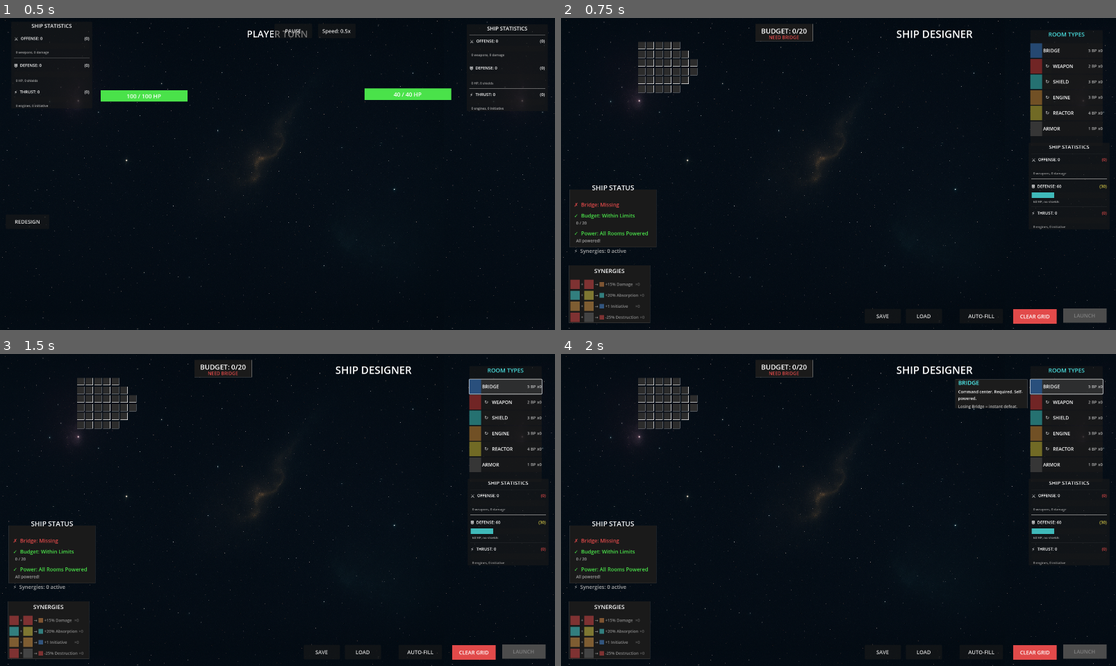
Above: before the commit, frames 1-4 (two rows, left to right).
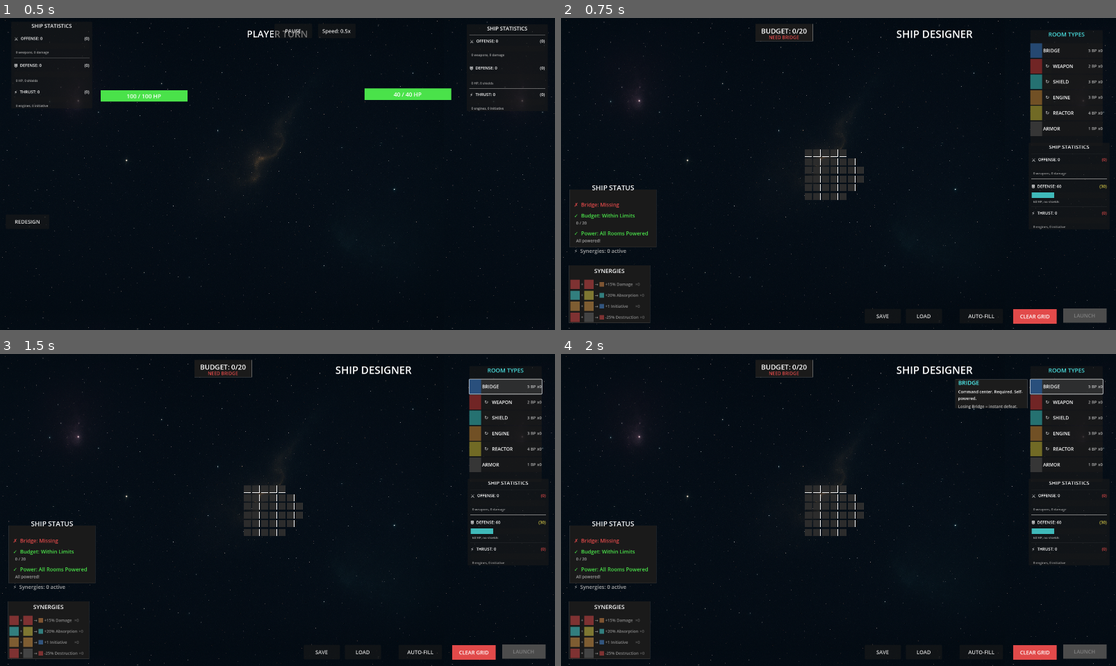
Above: after the commit, the same moments.

Repository: cautiouskurns/Startship-Designer
Game: Godot game, scene res://scenes/combat/Combat.tscn
The game is run twice, just before and just after one commit, with the same random seed, the same clock (stepped at 60 frames per second) and the same inputs. This scene is started directly instead of the project's main scene. Sound files missing from this copy of the repository are replaced by a short silence.
Inputs (mouse positions are in pixels of both pictures, inside the frame that each line leads up to):
- Up to frame 1 (0.5 s): no input
- Up to frame 2 (0.75 s): click "REDESIGN" at 0.5 s
- Up to frame 3 (1.5 s): click (505, 385) at 1.25 s
- Up to frame 4 (2 s): no input

Frame 1 is identical in both runs. In frame 2, 2.0% of the frame differs, in the area x 13-55%, y 7-59%; in frame 3, 2.0%; in frame 4, 2.0%.

Commit message:
feat: Update room UI elements for better layout and responsiveness

Diff:
--- a/scenes/components/rooms/Armor.tscn
+++ b/scenes/components/rooms/Armor.tscn
@@ -3,11 +3,8 @@
 [ext_resource type="Script" path="res://scripts/components/Room.gd" id="1"]
 
 [node name="Armor" type="Control"]
-custom_minimum_size = Vector2(92, 92)
 layout_mode = 3
 anchors_preset = 0
-offset_right = 92.0
-offset_bottom = 92.0
 script = ExtResource("1")
 room_type = 6
 
@@ -22,19 +19,15 @@
 
 [node name="Label" type="Label" parent="."]
 layout_mode = 1
-anchors_preset = 8
-anchor_left = 0.5
-anchor_top = 0.5
-anchor_right = 0.5
-anchor_bottom = 0.5
-offset_left = -46.0
-offset_top = -12.0
-offset_right = 46.0
-offset_bottom = 12.0
+anchors_preset = 15
+anchor_right = 1.0
+anchor_bottom = 1.0
 grow_horizontal = 2
 grow_vertical = 2
 theme_override_colors/font_color = Color(1, 1, 1, 1)
-theme_override_font_sizes/font_size = 10
+theme_override_font_sizes/font_size = 8
 text = "ARMOR"
 horizontal_alignment = 1
 vertical_alignment = 1
+autowrap_mode = 2
+clip_text = true
--- a/scenes/components/rooms/Bridge.tscn
+++ b/scenes/components/rooms/Bridge.tscn
@@ -3,11 +3,8 @@
 [ext_resource type="Script" uid="uid://buai41u7x2h0u" path="res://scripts/components/Room.gd" id="1"]
 
 [node name="Bridge" type="Control"]
-custom_minimum_size = Vector2(92, 92)
 layout_mode = 3
 anchors_preset = 0
-offset_right = 92.0
-offset_bottom = 92.0
 script = ExtResource("1")
 room_type = 1
 
@@ -22,19 +19,15 @@
 
 [node name="Label" type="Label" parent="."]
 layout_mode = 1
-anchors_preset = 8
-anchor_left = 0.5
-anchor_top = 0.5
-anchor_right = 0.5
-anchor_bottom = 0.5
-offset_left = -46.0
-offset_top = -12.0
-offset_right = 46.0
-offset_bottom = 12.0
+anchors_preset = 15
+anchor_right = 1.0
+anchor_bottom = 1.0
 grow_horizontal = 2
 grow_vertical = 2
 theme_override_colors/font_color = Color(1, 1, 1, 1)
-theme_override_font_sizes/font_size = 10
+theme_override_font_sizes/font_size = 8
 text = "BRIDGE"
 horizontal_alignment = 1
 vertical_alignment = 1
+autowrap_mode = 2
+clip_text = true
--- a/scenes/components/rooms/Engine.tscn
+++ b/scenes/components/rooms/Engine.tscn
@@ -3,11 +3,8 @@
 [ext_resource type="Script" path="res://scripts/components/Room.gd" id="1"]
 
 [node name="Engine" type="Control"]
-custom_minimum_size = Vector2(92, 92)
 layout_mode = 3
 anchors_preset = 0
-offset_right = 92.0
-offset_bottom = 92.0
 script = ExtResource("1")
 room_type = 4
 
@@ -22,19 +19,15 @@
 
 [node name="Label" type="Label" parent="."]
 layout_mode = 1
-anchors_preset = 8
-anchor_left = 0.5
-anchor_top = 0.5
-anchor_right = 0.5
-anchor_bottom = 0.5
-offset_left = -46.0
-offset_top = -12.0
-offset_right = 46.0
-offset_bottom = 12.0
+anchors_preset = 15
+anchor_right = 1.0
+anchor_bottom = 1.0
 grow_horizontal = 2
 grow_vertical = 2
 theme_override_colors/font_color = Color(1, 1, 1, 1)
-theme_override_font_sizes/font_size = 10
+theme_override_font_sizes/font_size = 8
 text = "ENGINE"
 horizontal_alignment = 1
 vertical_alignment = 1
+autowrap_mode = 2
+clip_text = true
--- a/scenes/components/rooms/Reactor.tscn
+++ b/scenes/components/rooms/Reactor.tscn
@@ -3,11 +3,8 @@
 [ext_resource type="Script" path="res://scripts/components/Room.gd" id="1"]
 
 [node name="Reactor" type="Control"]
-custom_minimum_size = Vector2(92, 92)
 layout_mode = 3
 anchors_preset = 0
-offset_right = 92.0
-offset_bottom = 92.0
 script = ExtResource("1")
 room_type = 5
 
@@ -22,19 +19,15 @@
 
 [node name="Label" type="Label" parent="."]
 layout_mode = 1
-anchors_preset = 8
-anchor_left = 0.5
-anchor_top = 0.5
-anchor_right = 0.5
-anchor_bottom = 0.5
-offset_left = -46.0
-offset_top = -12.0
-offset_right = 46.0
-offset_bottom = 12.0
+anchors_preset = 15
+anchor_right = 1.0
+anchor_bottom = 1.0
 grow_horizontal = 2
 grow_vertical = 2
 theme_override_colors/font_color = Color(1, 1, 1, 1)
-theme_override_font_sizes/font_size = 10
+theme_override_font_sizes/font_size = 8
 text = "REACTOR"
 horizontal_alignment = 1
 vertical_alignment = 1
+autowrap_mode = 2
+clip_text = true
--- a/scenes/components/rooms/Shield.tscn
+++ b/scenes/components/rooms/Shield.tscn
@@ -3,11 +3,8 @@
 [ext_resource type="Script" path="res://scripts/components/Room.gd" id="1"]
 
 [node name="Shield" type="Control"]
-custom_minimum_size = Vector2(92, 92)
 layout_mode = 3
 anchors_preset = 0
-offset_right = 92.0
-offset_bottom = 92.0
 script = ExtResource("1")
 room_type = 3
 
@@ -22,19 +19,15 @@
 
 [node name="Label" type="Label" parent="."]
 layout_mode = 1
-anchors_preset = 8
-anchor_left = 0.5
-anchor_top = 0.5
-anchor_right = 0.5
-anchor_bottom = 0.5
-offset_left = -46.0
-offset_top = -12.0
-offset_right = 46.0
-offset_bottom = 12.0
+anchors_preset = 15
+anchor_right = 1.0
+anchor_bottom = 1.0
 grow_horizontal = 2
 grow_vertical = 2
 theme_override_colors/font_color = Color(1, 1, 1, 1)
-theme_override_font_sizes/font_size = 10
+theme_override_font_sizes/font_size = 8
 text = "SHIELD"
 horizontal_alignment = 1
 vertical_alignment = 1
+autowrap_mode = 2
+clip_text = true
--- a/scenes/components/rooms/Weapon.tscn
+++ b/scenes/components/rooms/Weapon.tscn
@@ -3,11 +3,8 @@
 [ext_resource type="Script" path="res://scripts/components/Room.gd" id="1"]
 
 [node name="Weapon" type="Control"]
-custom_minimum_size = Vector2(92, 92)
 layout_mode = 3
 anchors_preset = 0
-offset_right = 92.0
-offset_bottom = 92.0
 script = ExtResource("1")
 room_type = 2
 
@@ -22,19 +19,15 @@
 
 [node name="Label" type="Label" parent="."]
 layout_mode = 1
-anchors_preset = 8
-anchor_left = 0.5
-anchor_top = 0.5
-anchor_right = 0.5
-anchor_bottom = 0.5
-offset_left = -46.0
-offset_top = -12.0
-offset_right = 46.0
-offset_bottom = 12.0
+anchors_preset = 15
+anchor_right = 1.0
+anchor_bottom = 1.0
 grow_horizontal = 2
 grow_vertical = 2
 theme_override_colors/font_color = Color(1, 1, 1, 1)
-theme_override_font_sizes/font_size = 10
+theme_override_font_sizes/font_size = 8
 text = "WEAPON"
 horizontal_alignment = 1
 vertical_alignment = 1
+autowrap_mode = 2
+clip_text = true
--- a/scenes/designer/ShipDesigner.tscn
+++ b/scenes/designer/ShipDesigner.tscn
@@ -208,7 +208,7 @@
 text = "LAUNCH"
 
 [node name="ShipGrid" type="Node2D" parent="."]
-position = Vector2(384, 168)
+position = Vector2(960, 540)
 script = ExtResource("1_grid")
 
 [node name="PowerLinesContainer" type="Node2D" parent="ShipGrid"]
--- a/scripts/components/GridTile.gd
+++ b/scripts/components/GridTile.gd
@@ -119,6 +119,9 @@
 		# Only anchor tile owns the Room visual as a child (for label/icon)
 		add_child(room)
 
+		# Resize room to match tile size
+		room.resize_to_tile()
+
 		# Center room in tile (don't scale, just show label on anchor)
 		room.position = Vector2(2, 2)
 		room.z_index = 1  # Draw on top of background
--- a/scripts/components/Room.gd
+++ b/scripts/components/Room.gd
@@ -19,9 +19,9 @@
 var room_id: int = 0
 
 func _ready():
-	# Set fixed size (60x60 with 4px margin from 64x64 tile)
-	custom_minimum_size = Vector2(60, 60)
-	size = Vector2(60, 60)
+	# Size dynamically based on parent tile size (tile minus margin)
+	# This ensures rooms scale with TILE_SIZE constant changes
+	# Will be resized after being added to tree
 
 	# Position is set by parent (GridTile in designer, ShipDisplay in combat)
 	# Don't override it here
@@ -33,6 +33,15 @@
 	for child in get_children():
 		if child is Control:
 			child.mouse_filter = Control.MOUSE_FILTER_IGNORE
+
+## Resize to match parent tile (called after adding to tree)
+func resize_to_tile():
+	# Get parent (GridTile) size and subtract margin
+	if get_parent() and get_parent() is GridTile:
+		var tile_size = get_parent().size
+		var room_size = tile_size - Vector2(4, 4)  # 2px margin on each side
+		custom_minimum_size = room_size
+		size = room_size
 
 ## Set powered state and update visual
 func set_powered(powered: bool):
--- a/scripts/designer/ShipGrid.gd
+++ b/scripts/designer/ShipGrid.gd
@@ -163,11 +163,21 @@
 
 ## Convert grid coordinates to pixel position
 func grid_to_pixel(x: int, y: int) -> Vector2:
-	return Vector2(x * (TILE_SIZE + TILE_SPACING), y * (TILE_SIZE + TILE_SPACING))
+	# Calculate center offset to match tile positioning
+	var total_grid_width = GRID_WIDTH * (TILE_SIZE + TILE_SPACING) - TILE_SPACING
+	var total_grid_height = GRID_HEIGHT * (TILE_SIZE + TILE_SPACING) - TILE_SPACING
+	var center_offset = Vector2(-total_grid_width / 2.0, -total_grid_height / 2.0)
+
+	return Vector2(x * (TILE_SIZE + TILE_SPACING), y * (TILE_SIZE + TILE_SPACING)) + center_offset
 
 ## Get center of tile in pixel coordinates
 func get_tile_center(x: int, y: int) -> Vector2:
-	return Vector2(x * (TILE_SIZE + TILE_SPACING) + TILE_SIZE / 2.0, y * (TILE_SIZE + TILE_SPACING) + TILE_SIZE / 2.0)
+	# Calculate center offset to match tile positioning
+	var total_grid_width = GRID_WIDTH * (TILE_SIZE + TILE_SPACING) - TILE_SPACING
+	var total_grid_height = GRID_HEIGHT * (TILE_SIZE + TILE_SPACING) - TILE_SPACING
+	var center_offset = Vector2(-total_grid_width / 2.0, -total_grid_height / 2.0)
+
+	return Vector2(x * (TILE_SIZE + TILE_SPACING) + TILE_SIZE / 2.0, y * (TILE_SIZE + TILE_SPACING) + TILE_SIZE / 2.0) + center_offset
 
 ## Draw power lines from reactors to powered rooms
 func draw_power_lines(ship_data: ShipData):
